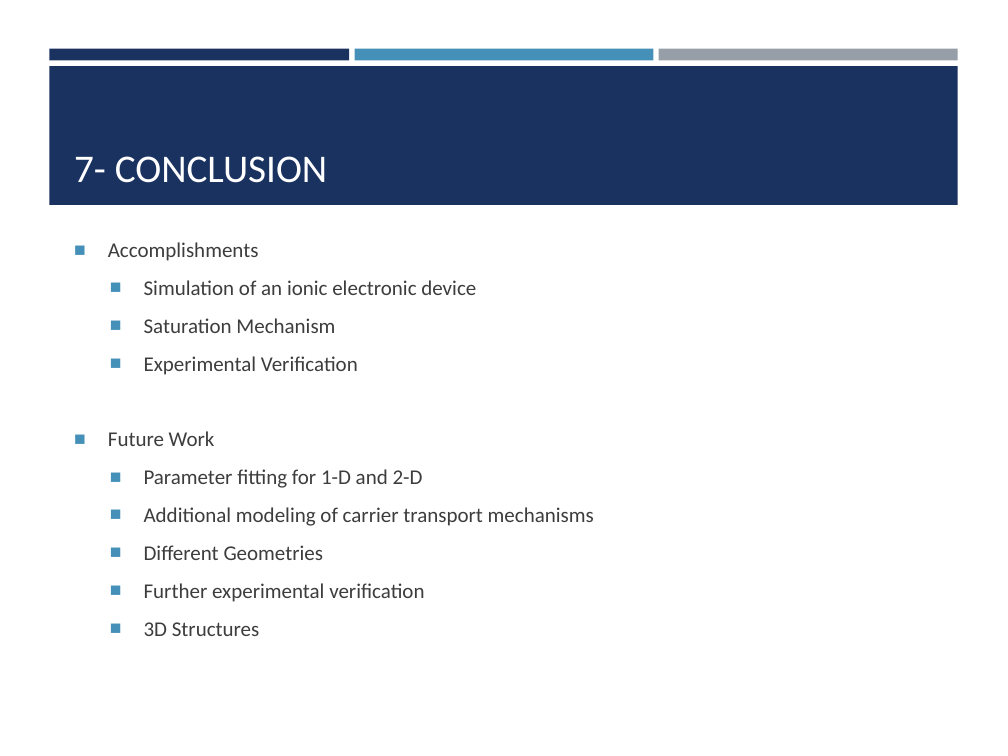
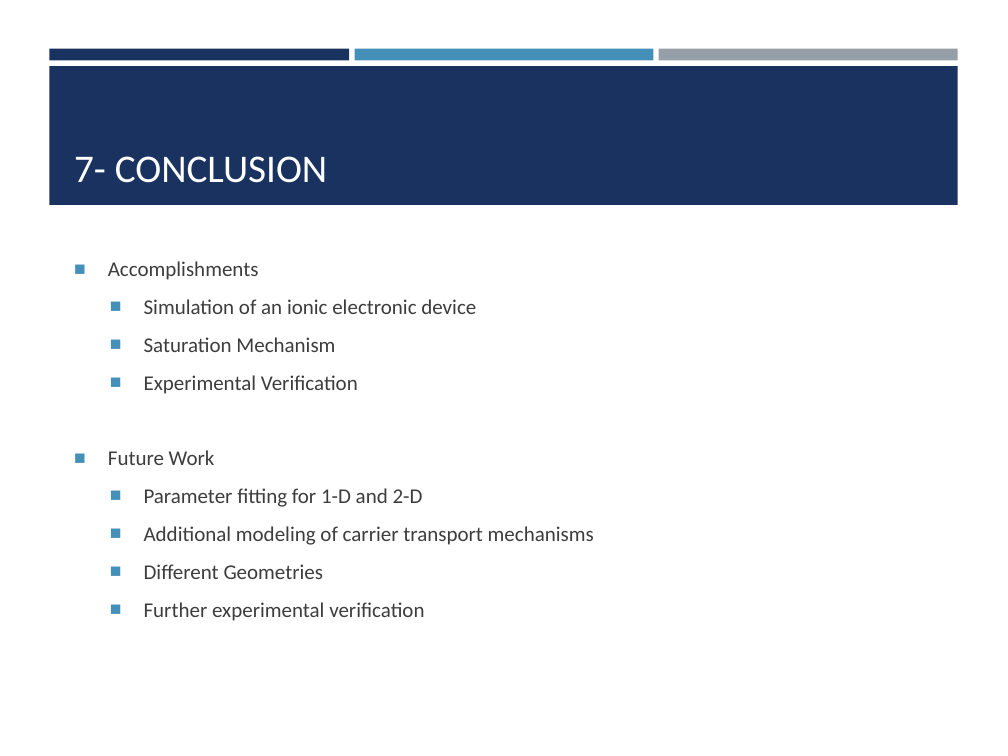
Before and after one commit to cbonfil/ThesisReport, a slide deck: slide 19 of Memristor Thesis/Memristor Presentation.pptx. Drawn at 1008x756 pixels with LibreOffice and Linux fonts; fonts in the diff are those of the drawing. Boxes give left, top, right and bottom in pixels: in the first picture for what was removed or moved away, otherwise in the second. Text is boxed around its words. In the diff, an @@ line names an element or a change of style, - is before the commit and + after.

Commit message:
minor fixes

```diff
--- a/Memristor Thesis/Memristor Presentation.pptx
+++ b/Memristor Thesis/Memristor Presentation.pptx
@@ text at bbox=[144, 622, 260, 636]: paragraph removed @@
-  ■ 3D Structures
```
